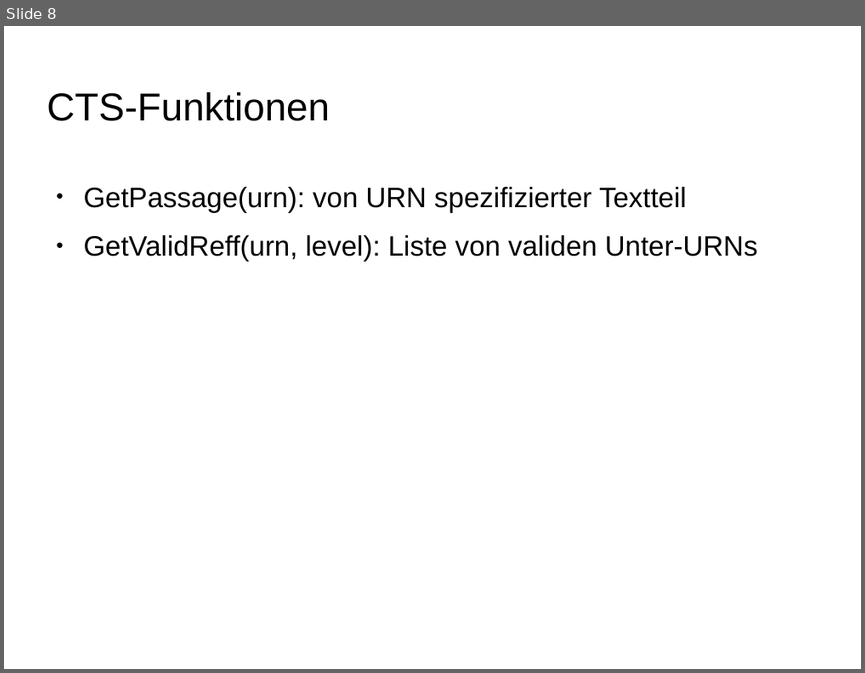
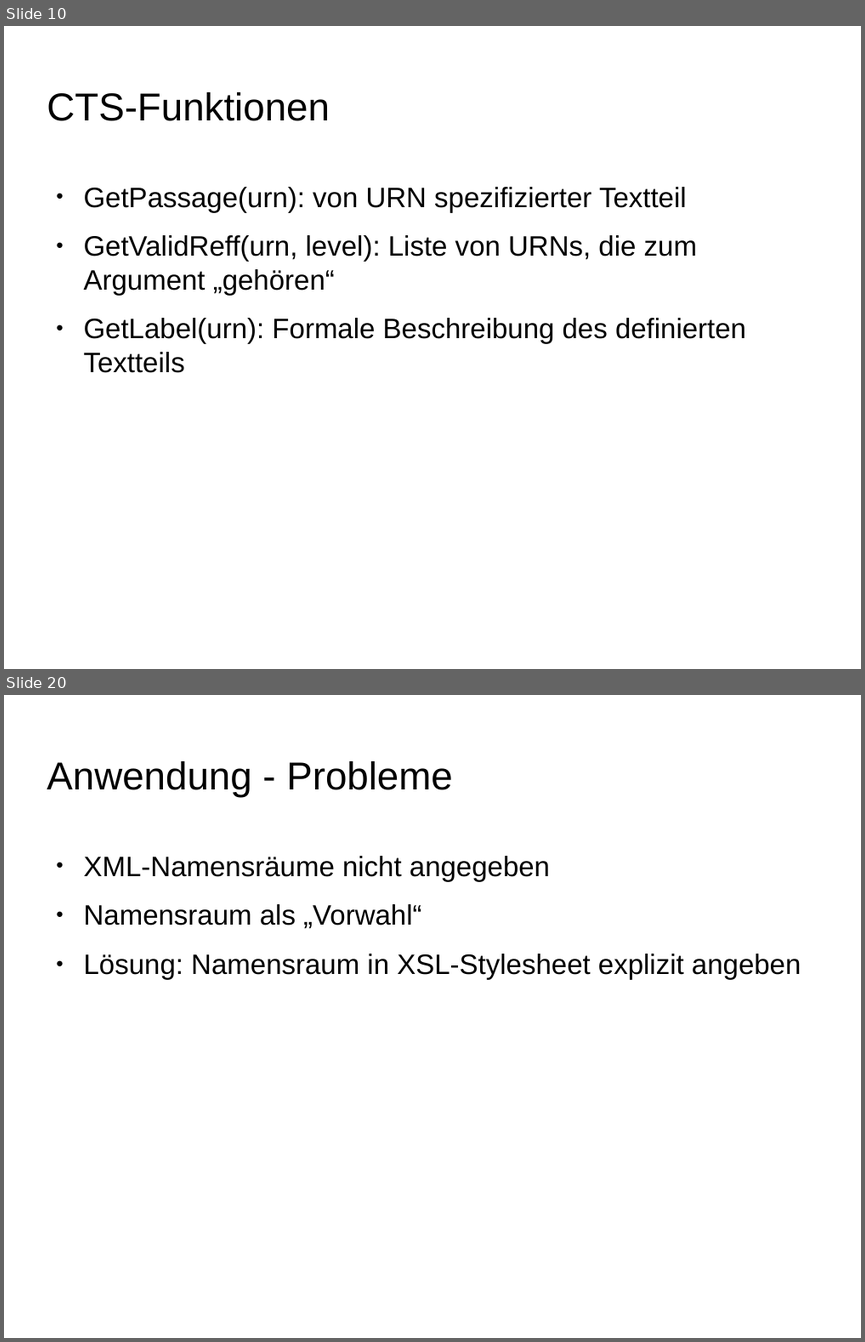
Before and after one commit to alkern/TeiRD, a slide deck: doc/präsentation.odp. Shown one above the other, each under a label of ours: slide 8 before the commit, slides 10 and 20 after it; the slides between them are not shown. The pictures are 865x673 and 865x1342 pixels, drawn with LibreOffice and Linux fonts; fonts in the diff are those of the drawing; background and template pictures are left out. Boxes give left, top, right and bottom in pixels: in the first picture for what was removed or moved away, otherwise in the second. Text is boxed around its words. In the diff, an @@ line names an element or a change of style, - is before the commit and + after.

```diff
--- a/doc/präsentation.odp
+++ b/doc/präsentation.odp
@@ slide 20 added at bbox=[4, 695, 861, 1338], background picture (left out) @@
@@ title added at bbox=[46, 761, 453, 798], 36 pt, text #000000 @@
+Anwendung - Probleme
@@ text added at bbox=[84, 856, 800, 979], 26 pt, text #000000 @@
+● XML-Namensräume nicht angegeben
+● Namensraum als „Vorwahl“
+● Lösung: Namensraum in XSL-Stylesheet explizit angeben
@@ what was slide 8 is now slide 10 @@
@@ slide 10 changed as well @@
@@ text at bbox=[84, 235, 746, 373]: text changed @@
-● GetValidReff(urn, level): Liste von validen Unter-URNs
+● GetValidReff(urn, level): Liste von URNs, die zum Argument „gehören“
+● GetLabel(urn): Formale Beschreibung des definierten Textteils
```
Also in this commit, not shown: 6 other slides changed, 13 other slides added, 5 other files.
